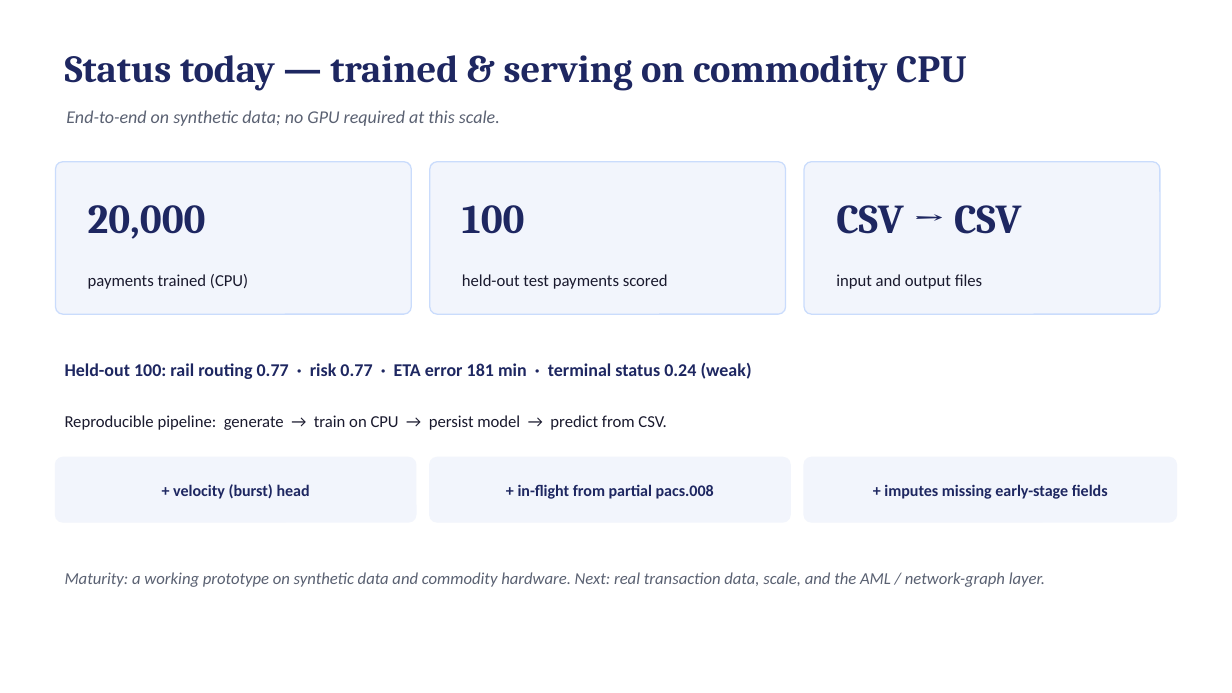
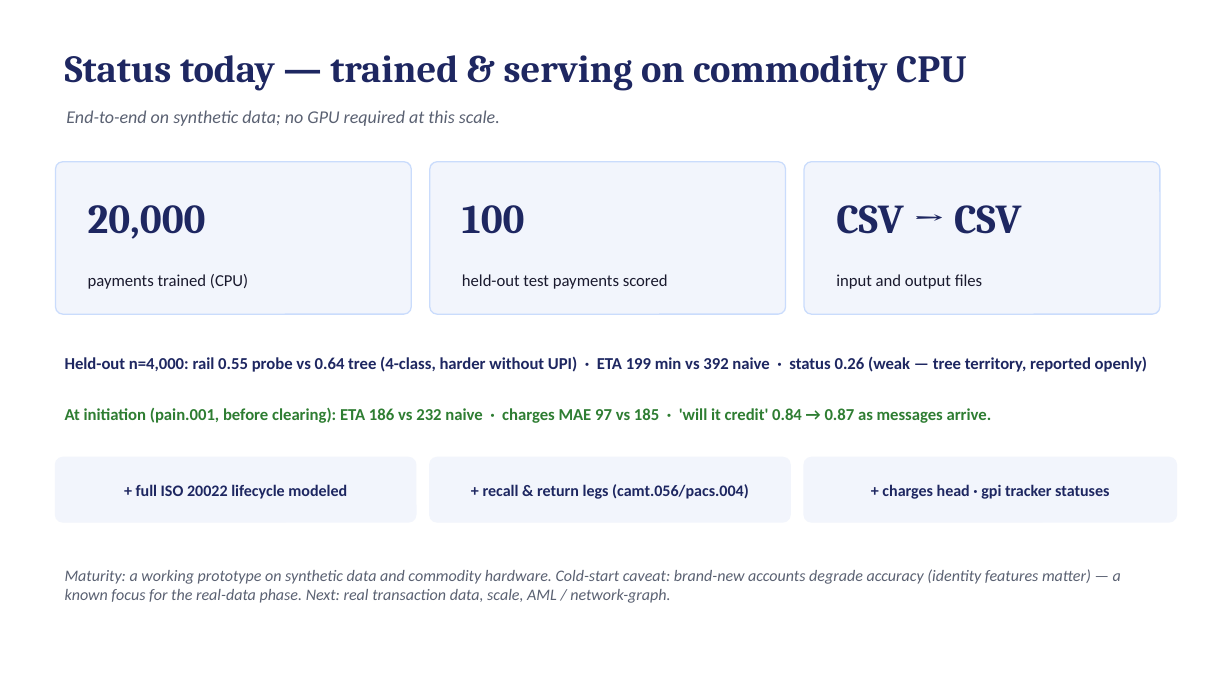
Before and after one commit to Bratz/txn-repr-poc, a slide deck: slide 9 of docs/txn_repr_evidence.pptx. Drawn at 1232x693 pixels with LibreOffice and Linux fonts; fonts in the diff are those of the drawing. Boxes give left, top, right and bottom in pixels: in the first picture for what was removed or moved away, otherwise in the second. Text is boxed around its words. In the diff, an @@ line names an element or a change of style, - is before the commit and + after.

```diff
--- a/docs/txn_repr_evidence.pptx
+++ b/docs/txn_repr_evidence.pptx
@@ text at box(65, 357, 1147, 372): text changed; size 14 to 13 pt @@
-Held-out 100: rail routing 0.77 · risk 0.77 · ETA error 181 min · terminal status 0.24 (weak)
+Held-out n=4,000: rail 0.55 probe vs 0.64 tree (4-class, harder without UPI) · ETA 199 min vs 392 naive · status 0.26 (weak — tree territory, reported openly)
@@ text at box(65, 408, 992, 423): text changed; text colour #1A1A2E to #2E7D32; bold on @@
-Reproducible pipeline: generate → train on CPU → persist model → predict from CSV.
+At initiation (pain.001, before clearing): ETA 186 vs 232 naive · charges MAE 97 vs 185 · 'will it credit' 0.84 → 0.87 as messages arrive.
@@ text at box(136, 484, 347, 499): text changed @@
-+ velocity (burst) head
++ full ISO 20022 lifecycle modeled
@@ text at box(483, 484, 749, 499): text changed @@
-+ in-flight from partial pacs.008
++ recall & return legs (camt.056/pacs.004)
@@ text at box(882, 484, 1109, 499): text changed @@
-+ imputes missing early-stage fields
++ charges head · gpi tracker statuses
@@ text at box(65, 569, 1121, 603): text changed; size 13 to 12.5 pt @@
-Maturity: a working prototype on synthetic data and commodity hardware. Next: real transaction data, scale, and the AML / network-graph layer.
+Maturity: a working prototype on synthetic data and commodity hardware. Cold-start caveat: brand-new accounts degrade accuracy (identity features matter) — a known focus for the real-data phase. Next: real transaction data, scale, AML / network-graph.
```
Also in this commit, not shown: 8 other slides changed, 2 other files.
